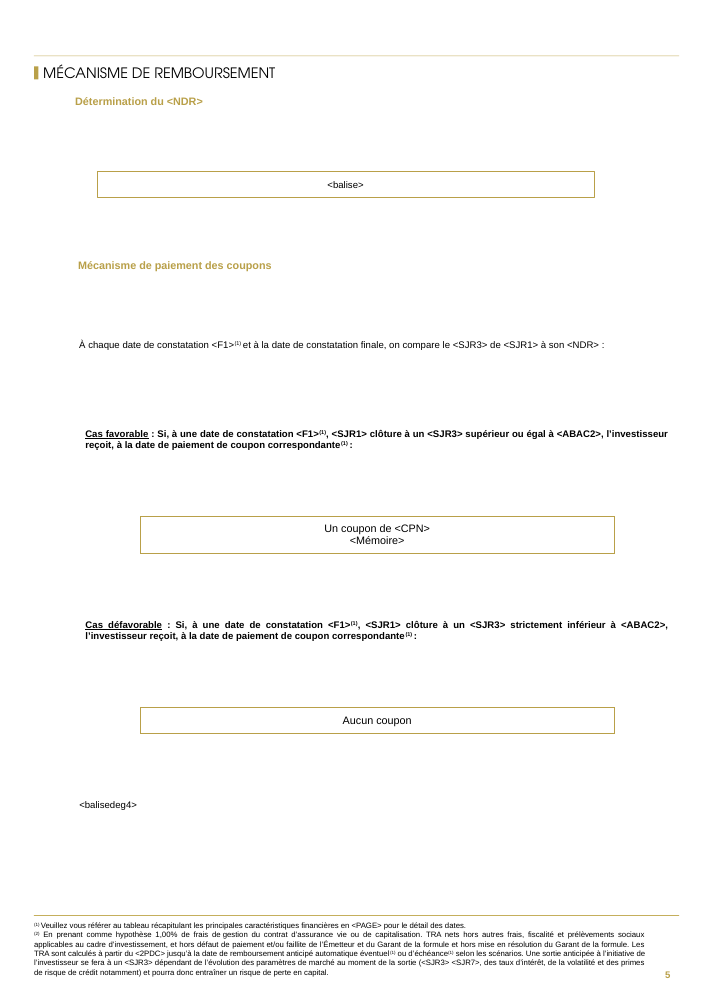
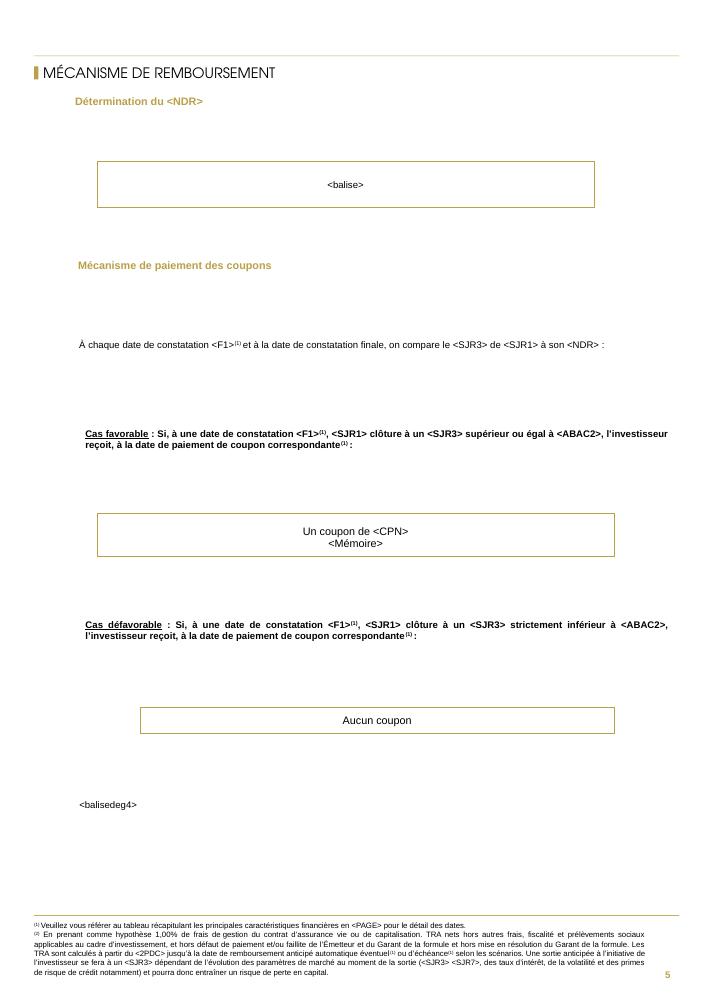
Before and after one commit to guillaumejacquin/equitim-project2, a slide deck: slide 5 of Templates/testmercredi.pptx. Drawn at 713x1008 pixels with LibreOffice and Linux fonts; fonts in the diff are those of the drawing; background and template pictures are left out. Boxes give left, top, right and bottom in pixels: in the first picture for what was removed or moved away, otherwise in the second. Text is boxed around its words. In the diff, an @@ line names an element or a change of style, - is before the commit and + after.

```diff
--- a/Templates/testmercredi.pptx
+++ b/Templates/testmercredi.pptx
@@ rectangle "<balise>" resized from (x1=97, y1=172, x2=593, y2=197) to (x1=97, y1=161, x2=593, y2=208) @@
@@ rectangle "Un coupon de <CPN>" resized from (x1=141, y1=516, x2=615, y2=554) to (x1=97, y1=513, x2=615, y2=556) @@
```
Also in this commit, not shown: 6 other slides changed, 35 other files.
